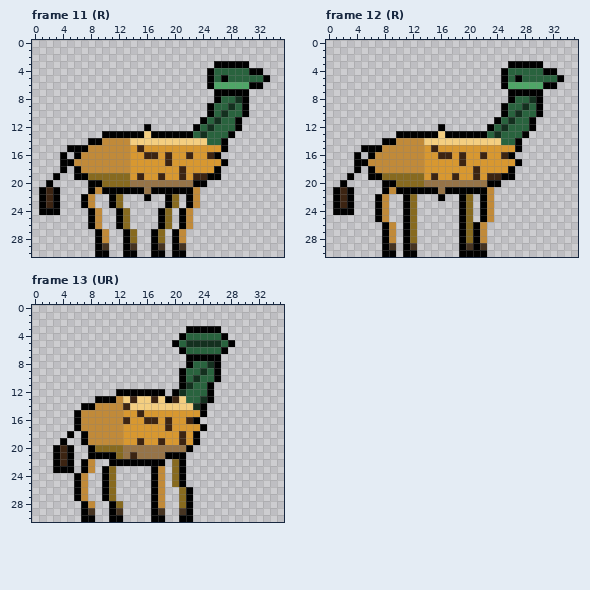
A pixel-art file gets an edit: assets/enemies/09_questing_beast_walk.aseprite. Above is the file before it was changed.
36x31 pixels, 20 frames. Shown: frame 11 (R), frame 12 (R), frame 13 (UR). The commit also changed other frames, which this record leaves out.
After:
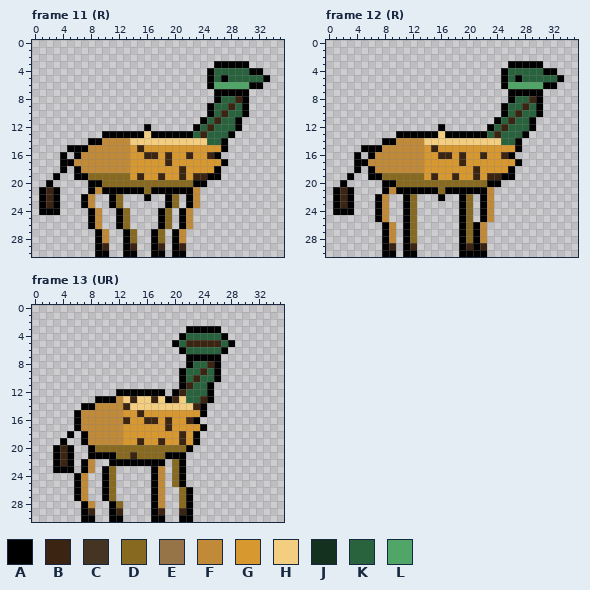
Palette (. is transparent): A #000000  B #3c2412  C #463422  D #876a1f  E #967448  F #c18a39  G #d89830  H #f4ce80  J #14301f  K #29633e  L #4fa667
Difference:
Frame 11 (R):
Colour C gives way to colour B in row 29 at x 10, 14, 18 and 21.
Colour J gives way to colour B in row 8 at x 29; in row 9 at x 28; in row 10 at x 27; in row 11 at x 26; in row 12 at x 25; in row 13 at x 24.
Colour E gives way to colour D in row 20 at x 14 to 22; in row 21 at x 16.
Frame 12 (R):
Colour C gives way to colour B in row 29 at x 9, 12, 20 and 22.
Colour J gives way to colour B in row 8 at x 29; in row 9 at x 28; in row 10 at x 27; in row 11 at x 26; in row 12 at x 25; in row 13 at x 24.
Colour E gives way to colour D in row 20 at x 14 to 22; in row 21 at x 16.
Frame 13 (UR):
Colour C gives way to colour B in row 29 at x 8, 12, 18 and 21.
Colour J gives way to colour B in row 5 at x 22 to 26; in row 8 at x 25; in row 9 at x 24; in row 10 at x 23; in row 11 at x 22; in row 12 at x 21.
Colour J gives way to colour B in row 13 at x 24; in row 14 at x 23.
Colour E gives way to colour D in row 20 at x 13 to 21; in row 21 at x 13 and 15 to 18.
